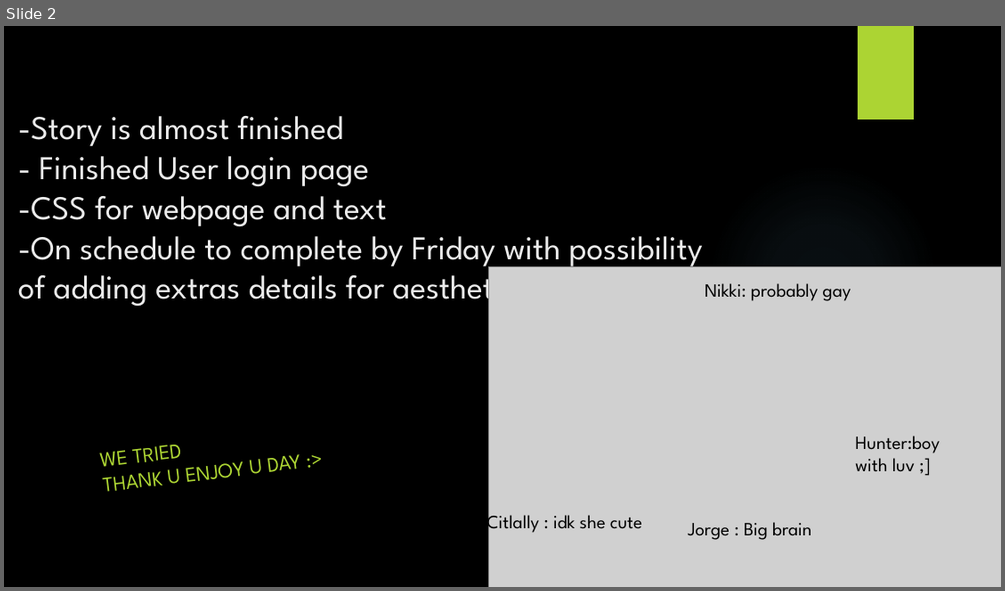
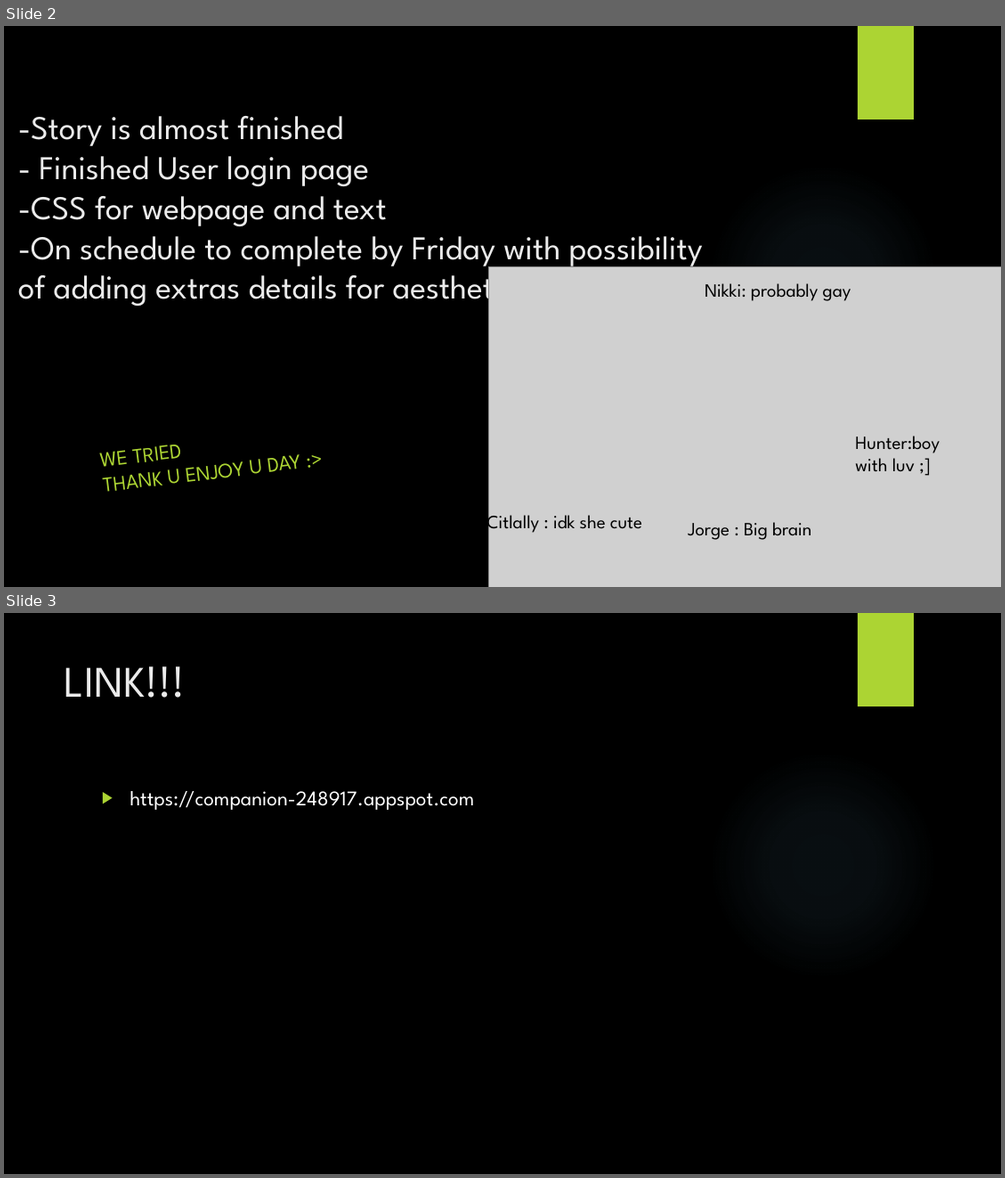
Before and after one commit to jamesbertel/CSSI2019-Team1-ButterflyEffect, a slide deck: Companion_day3.pptx. Shown one above the other, each under a label of ours: slide 2 before the commit, slides 2 and 3 after it. The pictures are 1005x591 and 1005x1178 pixels, drawn with LibreOffice and Linux fonts; fonts in the diff are those of the drawing; grey boxes stand for pictures; background and template pictures are left out. Boxes give left, top, right and bottom in pixels: in the first picture for what was removed or moved away, otherwise in the second. Text is boxed around its words. In the diff, an @@ line names an element or a change of style, - is before the commit and + after.

Commit message:
uwu

```diff
--- a/Companion_day3.pptx
+++ b/Companion_day3.pptx
@@ slide 3 added at <box>4,613,1001,1174</box>, background picture (left out); not listed: 2 template elements that a slide beside it also shows @@
@@ title added at <box>65,666,186,698</box>, 42 pt, text #EBEBEB @@
+LINK!!!
@@ text added at <box>129,791,474,810</box>, 20 pt, text #FFFFFF @@
+▶ https://companion-248917.appspot.com
```
